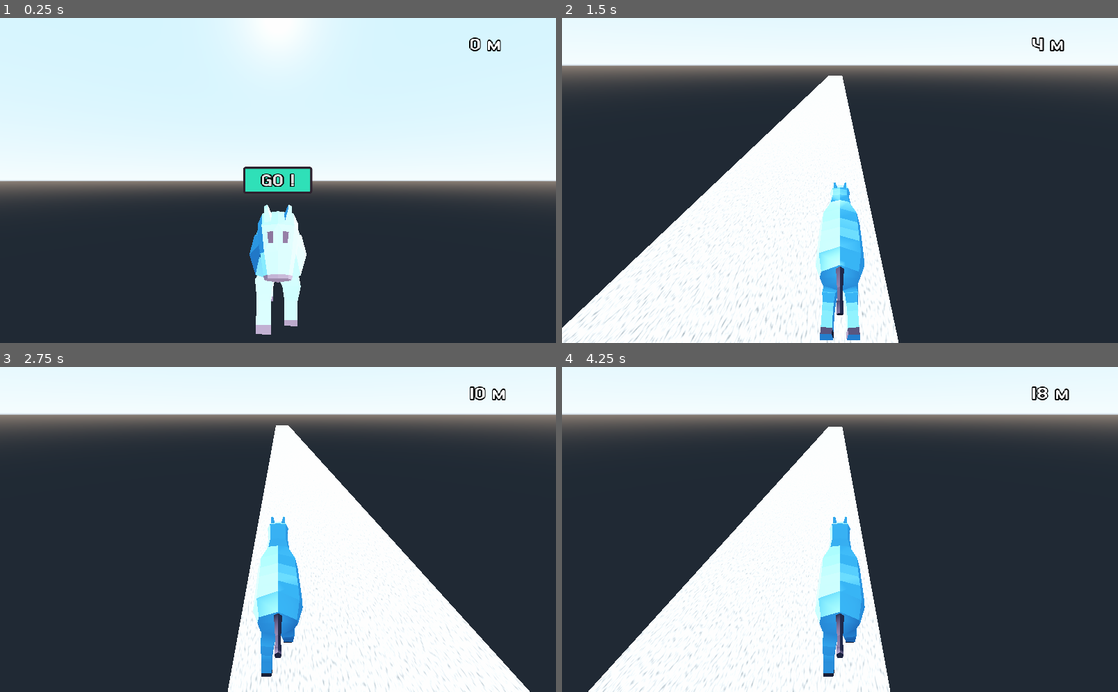
Above: before the commit, frames 1-4 (two rows, left to right).
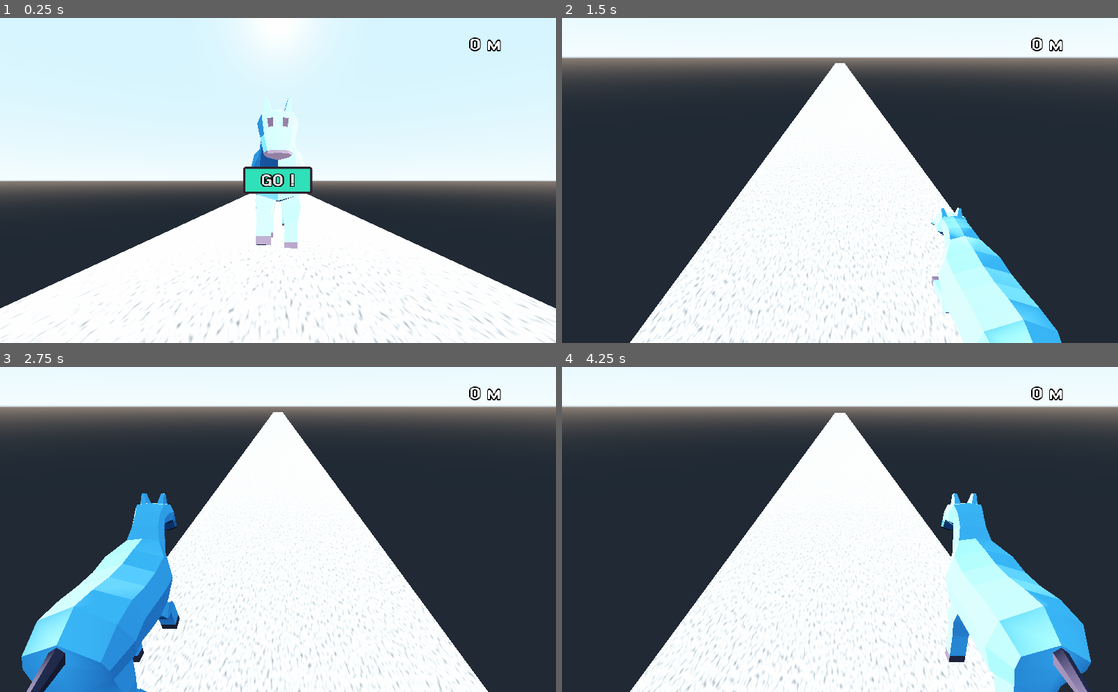
Above: after the commit, the same moments.

Repository: sparkoo/Kvalfors
Game: Godot game, scene res://Gui/MainMenu.tscn
Two runs of this game, one before a commit and one after it. Both use one fixed random seed, a clock stepped at 60 frames per second and the inputs below.
Inputs:
- Up to frame 1 (0.25 s): no input
- Up to frame 2 (1.5 s): click "GO !" at 0.5 s; hold Right (right) from 1.28 s (still down); tap Down (slide) at 1.35 s
- Up to frame 3 (2.75 s): tap Up (jump) at 1.52, 2.27 s; release Right (right) at 2.03 s; hold Left (left) from 2.03 s (still down); tap Down (slide) at 2.1 s
- Up to frame 4 (4.25 s): release Left (left) at 2.78 s; hold Right (right) from 2.78 s (still down); tap Down (slide) at 2.85, 3.6 s; tap Up (jump) at 3.77 s

The runs differ from the first frame. In frame 1, 30% of the frame differs, in the area x 0-100%, y 24-100%; in frame 2, 28%; in frame 3, 30%; in frame 4, 30%, in the area x 0-100%, y 5-100%.

Commit message:
moving level instead of player

Diff:
--- a/Gui/MainMenu.gd
+++ b/Gui/MainMenu.gd
@@ -2,6 +2,7 @@
 
 func _ready():
 	$LevelTemplate/Player.idle()
+	$CanvasLayer/CenterContainer/Start
 
 func _on_Start_pressed():
 	get_tree().call_group("game", "startGame")
--- a/LevelBits/RoadBlock.tscn
+++ b/LevelBits/RoadBlock.tscn
@@ -1,34 +1,36 @@
 [gd_scene load_steps=6 format=2]
 
-[sub_resource type="OpenSimplexNoise" id=3]
+[sub_resource type="OpenSimplexNoise" id=1]
 seed = 4
 octaves = 1
 period = 10.8
 persistence = 0.453
 lacunarity = 1.57
 
-[sub_resource type="NoiseTexture" id=4]
+[sub_resource type="NoiseTexture" id=2]
 width = 2048
 height = 2048
-noise = SubResource( 3 )
+noise = SubResource( 1 )
 
-[sub_resource type="SpatialMaterial" id=5]
-albedo_texture = SubResource( 4 )
+[sub_resource type="SpatialMaterial" id=3]
+albedo_texture = SubResource( 2 )
 
-[sub_resource type="PlaneMesh" id=1]
-material = SubResource( 5 )
+[sub_resource type="PlaneMesh" id=4]
+material = SubResource( 3 )
 size = Vector2( 3, 10 )
 
-[sub_resource type="BoxShape" id=2]
+[sub_resource type="BoxShape" id=5]
 extents = Vector3( 1.5, 0.1, 5 )
 
 [node name="RoadBlock" type="StaticBody"]
+collision_layer = 8
+collision_mask = 11
 
 [node name="MeshInstance" type="MeshInstance" parent="."]
 transform = Transform( 1, 0, 0, 0, 1, 0, 0, 0, 1, 0, 0, 5 )
-mesh = SubResource( 1 )
+mesh = SubResource( 4 )
 material/0 = null
 
 [node name="CollisionShape" type="CollisionShape" parent="."]
 transform = Transform( 1, 0, 0, 0, 1, 0, 0, 0, 1, 0, -0.1, 5 )
-shape = SubResource( 2 )
+shape = SubResource( 5 )
--- /dev/null
+++ b/Levels/Level1.gd
@@ -0,0 +1,5 @@
+extends "res://Levels/LevelTemplate.gd"
+
+func _ready():
+	for n in range(5):
+		generateNext()
--- a/Levels/Level1.tscn
+++ b/Levels/Level1.tscn
@@ -1,78 +1,52 @@
-[gd_scene load_steps=10 format=2]
+[gd_scene load_steps=6 format=2]
 
 [ext_resource path="res://Obstacles/ObstacleJump.tscn" type="PackedScene" id=1]
 [ext_resource path="res://Levels/LevelTemplate.tscn" type="PackedScene" id=2]
-[ext_resource path="res://assets/gfx/Road007_1K_Color.png" type="Texture" id=3]
+[ext_resource path="res://Levels/Level1.gd" type="Script" id=3]
 [ext_resource path="res://Obstacles/ObstacleSlide.tscn" type="PackedScene" id=4]
 [ext_resource path="res://Obstacles/ObstacleBlock.tscn" type="PackedScene" id=5]
-[ext_resource path="res://assets/gfx/Road007_1K_Normal.png" type="Texture" id=6]
-
-[sub_resource type="SpatialMaterial" id=1]
-albedo_color = Color( 0.203922, 0.203922, 0.211765, 1 )
-albedo_texture = ExtResource( 3 )
-normal_enabled = true
-normal_scale = 1.0
-normal_texture = ExtResource( 6 )
-uv1_scale = Vector3( 3.01, 21.062, 1 )
-
-[sub_resource type="PlaneMesh" id=2]
-material = SubResource( 1 )
-size = Vector2( 3, 100 )
-
-[sub_resource type="BoxShape" id=3]
-extents = Vector3( 1.5, 0.1, 50 )
 
 [node name="Level1" instance=ExtResource( 2 )]
+script = ExtResource( 3 )
 
-[node name="StaticBody" type="StaticBody" parent="Env" index="0"]
-transform = Transform( 1, 0, 0, 0, 1, 0, 0, 0, 1, 0, 0, 50 )
+[node name="ObstacleJump" parent="Level/Obstacles" index="0" instance=ExtResource( 1 )]
+transform = Transform( 1, 0, 0, 0, 1, 0, 0, 0, 1, 0, 0, 10 )
 
-[node name="MeshInstance" type="MeshInstance" parent="Env/StaticBody" index="0"]
-mesh = SubResource( 2 )
-material/0 = null
+[node name="ObstacleSlide" parent="Level/Obstacles" index="1" instance=ExtResource( 4 )]
+transform = Transform( 1, 0, 0, 0, 1, 0, 0, 0, 1, 1, 0, 10 )
 
-[node name="CollisionShape" type="CollisionShape" parent="Env/StaticBody" index="1"]
-transform = Transform( 1, 0, 0, 0, 1, 0, 0, 0, 1, 0, -0.1, 0 )
-shape = SubResource( 3 )
+[node name="ObstacleBlock" parent="Level/Obstacles" index="2" instance=ExtResource( 5 )]
+transform = Transform( 1, 0, 0, 0, 1, 0, 0, 0, 1, -1, 0, 10 )
 
-[node name="DirectionalLight" parent="Env" index="1"]
+[node name="ObstacleJump2" parent="Level/Obstacles" index="3" instance=ExtResource( 1 )]
+transform = Transform( 1, 0, 0, 0, 1, 0, 0, 0, 1, 1, 0, 20 )
+
+[node name="ObstacleSlide2" parent="Level/Obstacles" index="4" instance=ExtResource( 4 )]
+transform = Transform( 1, 0, 0, 0, 1, 0, 0, 0, 1, 0, 0, 20 )
+
+[node name="ObstacleBlock2" parent="Level/Obstacles" index="5" instance=ExtResource( 5 )]
+transform = Transform( 1, 0, 0, 0, 1, 0, 0, 0, 1, -1, 0, 20 )
+
+[node name="ObstacleJump3" parent="Level/Obstacles" index="6" instance=ExtResource( 1 )]
+transform = Transform( 1, 0, 0, 0, 1, 0, 0, 0, 1, -1, 0, 30 )
+
+[node name="ObstacleSlide3" parent="Level/Obstacles" index="7" instance=ExtResource( 4 )]
+transform = Transform( 1, 0, 0, 0, 1, 0, 0, 0, 1, 1, 0, 30 )
+
+[node name="ObstacleBlock3" parent="Level/Obstacles" index="8" instance=ExtResource( 5 )]
+transform = Transform( 1, 0, 0, 0, 1, 0, 0, 0, 1, 0, 0, 30 )
+
+[node name="ObstacleBlock4" parent="Level/Obstacles" index="9" instance=ExtResource( 5 )]
+transform = Transform( 1, 0, 0, 0, 1, 0, 0, 0, 1, 0, 0, 40 )
+
+[node name="ObstacleBlock5" parent="Level/Obstacles" index="10" instance=ExtResource( 5 )]
+transform = Transform( 1, 0, 0, 0, 1, 0, 0, 0, 1, 1, 0, 40 )
+
+[node name="ObstacleBlock6" parent="Level/Obstacles" index="11" instance=ExtResource( 5 )]
+transform = Transform( 1, 0, 0, 0, 1, 0, 0, 0, 1, -1, 0, 40 )
+
+[node name="DirectionalLight" parent="Env" index="0"]
 transform = Transform( 1, 0, 0, 0, 0.798415, 0.602108, 0, -0.602108, 0.798415, 0, 4.1863, 0 )
 
-[node name="ObstacleJump" parent="Obstacles" index="0" instance=ExtResource( 1 )]
-transform = Transform( 1, 0, 0, 0, 1, 0, 0, 0, 1, 0, 0, 10 )
-
-[node name="ObstacleBlock" parent="Obstacles" index="1" instance=ExtResource( 5 )]
-transform = Transform( 1, 0, 0, 0, 1, 0, 0, 0, 1, 1, 0, 10 )
-
-[node name="ObstacleSlide" parent="Obstacles" index="2" instance=ExtResource( 4 )]
-transform = Transform( 1, 0, 0, 0, 1, 0, 0, 0, 1, -1, 0, 10 )
-
-[node name="ObstacleJump2" parent="Obstacles" index="3" instance=ExtResource( 1 )]
-transform = Transform( 1, 0, 0, 0, 1, 0, 0, 0, 1, -1, 0, 20 )
-
-[node name="ObstacleBlock2" parent="Obstacles" index="4" instance=ExtResource( 5 )]
-transform = Transform( 1, 0, 0, 0, 1, 0, 0, 0, 1, 1, 0, 20 )
-
-[node name="ObstacleSlide2" parent="Obstacles" index="5" instance=ExtResource( 4 )]
-transform = Transform( 1, 0, 0, 0, 1, 0, 0, 0, 1, 0, 0, 20 )
-
-[node name="ObstacleJump3" parent="Obstacles" index="6" instance=ExtResource( 1 )]
-transform = Transform( 1, 0, 0, 0, 1, 0, 0, 0, 1, 1, 0, 30 )
-
-[node name="ObstacleBlock3" parent="Obstacles" index="7" instance=ExtResource( 5 )]
-transform = Transform( 1, 0, 0, 0, 1, 0, 0, 0, 1, 0, 0, 30 )
-
-[node name="ObstacleSlide3" parent="Obstacles" index="8" instance=ExtResource( 4 )]
-transform = Transform( 1, 0, 0, 0, 1, 0, 0, 0, 1, -1, 0, 30 )
-
-[node name="ObstacleBlock4" parent="Obstacles" index="9" instance=ExtResource( 5 )]
-transform = Transform( 1, 0, 0, 0, 1, 0, 0, 0, 1, 1, 0, 91.0574 )
-
-[node name="ObstacleBlock5" parent="Obstacles" index="10" instance=ExtResource( 5 )]
-transform = Transform( 1, 0, 0, 0, 1, 0, 0, 0, 1, 0, 0, 91.0574 )
-
-[node name="ObstacleBlock6" parent="Obstacles" index="11" instance=ExtResource( 5 )]
-transform = Transform( 1, 0, 0, 0, 1, 0, 0, 0, 1, -1, 0, 91.0574 )
-
-[node name="Player" parent="." index="4"]
+[node name="Player" parent="." index="2"]
 transform = Transform( 1, 0, 0, 0, 1, 0, 0, 0, 1, 0, 0.7, 0.935 )
--- a/Levels/LevelEndless.gd
+++ b/Levels/LevelEndless.gd
@@ -1,28 +1,14 @@
 extends "res://Levels/LevelTemplate.gd"
 
-const ROADBLOCK_SIZE = Vector3(0, 0, 10)
-
-onready var roadBlocks = $RoadBlocks
-
 func _ready():
-	for n in range(5):
+	for n in range(10):
 		generateNext()
 
-func _on_GenNext_body_entered(body: KinematicBody):
+func moveGenDetector():
+	$Level/GenNextDetector.translate(ROADBLOCK_SIZE)
+
+
+func _on_GenNextDetector_body_entered(body: Node):
 	generateNext()
 	moveGenDetector()
 	cleanup()
-
-func generateNext():
-	var nextBlock: StaticBody = load("res://LevelBits/RoadBlock.tscn").instance()
-	roadBlocks.add_child(nextBlock)
-	nextBlock.translate($Env/NextPosition.translation)
-	$Env/NextPosition.translate(ROADBLOCK_SIZE)
-
-func moveGenDetector():
-	$Env/GenNextDetector.translate(ROADBLOCK_SIZE)
-
-func cleanup():
-	var blockToDelete : Node = roadBlocks.get_children()[0]
-	roadBlocks.remove_child(blockToDelete)
-	blockToDelete.queue_free()
--- a/Levels/LevelEndless.tscn
+++ b/Levels/LevelEndless.tscn
@@ -1,8 +1,7 @@
-[gd_scene load_steps=5 format=2]
+[gd_scene load_steps=4 format=2]
 
 [ext_resource path="res://Levels/LevelTemplate.tscn" type="PackedScene" id=1]
 [ext_resource path="res://Levels/LevelEndless.gd" type="Script" id=2]
-[ext_resource path="res://LevelBits/RoadBlock.tscn" type="PackedScene" id=3]
 
 [sub_resource type="BoxShape" id=1]
 extents = Vector3( 1.5, 2, 0.5 )
@@ -10,20 +9,13 @@
 [node name="LevelEndless" instance=ExtResource( 1 )]
 script = ExtResource( 2 )
 
-[node name="GenNextDetector" type="Area" parent="Env" index="1"]
-transform = Transform( 1, 0, 0, 0, 1, 0, 0, 0, 1, 0, 2.1, 9.5 )
+[node name="GenNextDetector" type="Area" parent="Level" index="3"]
+transform = Transform( 1, 0, 0, 0, 1, 0, 0, 0, 1, 0, 2, 10 )
+collision_layer = 4
 
-[node name="CollisionShape" type="CollisionShape" parent="Env/GenNextDetector" index="0"]
+[node name="CollisionShape" type="CollisionShape" parent="Level/GenNextDetector" index="0"]
 shape = SubResource( 1 )
 
-[node name="NextPosition" type="Position3D" parent="Env" index="2"]
-transform = Transform( 1, 0, 0, 0, 1, 0, 0, 0, 1, 0, 0, 10 )
-
-[node name="RoadBlock0" parent="RoadBlocks" index="0" instance=ExtResource( 3 )]
-transform = Transform( 1, 0, 0, 0, 1, 0, 0, 0, 1, 0, 0, -10 )
-
-[node name="RoadBlock1" parent="RoadBlocks" index="1" instance=ExtResource( 3 )]
-
-[node name="Player" parent="." index="4"]
+[node name="Player" parent="." index="2"]
 transform = Transform( 1, 0, 0, 0, 1, 0, 0, 0, 1, 0, 0.7, 0 )
-[connection signal="body_entered" from="Env/GenNextDetector" to="." method="_on_GenNext_body_entered"]
+[connection signal="body_entered" from="Level/GenNextDetector" to="." method="_on_GenNextDetector_body_entered"]
--- a/Levels/LevelTemplate.gd
+++ b/Levels/LevelTemplate.gd
@@ -1,4 +1,11 @@
 extends Spatial
+
+const ROADBLOCK_SIZE = Vector3(0, 0, 10)
+
+onready var roadBlocks = $Level/RoadBlocks
+onready var nextPositionPointer = $Level/NextPosition
+
+var roadBlockResource = load("res://LevelBits/RoadBlock.tscn")
 
 func _ready():
 #	Input.set_mouse_mode(Input.MOUSE_MODE_CAPTURED)
@@ -14,3 +21,15 @@
 
 func gameStateChanged(newstate):
 	print("hohoho")
+
+func generateNext():
+	print("generate")
+	var nextBlock: StaticBody = roadBlockResource.instance()
+	roadBlocks.add_child(nextBlock)
+	nextBlock.translate(nextPositionPointer.translation)
+	nextPositionPointer.translate(ROADBLOCK_SIZE)
+
+func cleanup():
+	var blockToDelete : Node = roadBlocks.get_children()[0]
+	roadBlocks.remove_child(blockToDelete)
+	blockToDelete.queue_free()
--- a/Levels/LevelTemplate.tscn
+++ b/Levels/LevelTemplate.tscn
@@ -1,14 +1,30 @@
-[gd_scene load_steps=5 format=2]
+[gd_scene load_steps=7 format=2]
 
 [ext_resource path="res://Gui/GameOver.tscn" type="PackedScene" id=1]
 [ext_resource path="res://Player/Player.tscn" type="PackedScene" id=2]
 [ext_resource path="res://Levels/LevelTemplate.gd" type="Script" id=3]
 [ext_resource path="res://Gui/PlayGui.tscn" type="PackedScene" id=4]
+[ext_resource path="res://LevelBits/RoadBlock.tscn" type="PackedScene" id=5]
+[ext_resource path="res://default_env.tres" type="Environment" id=6]
 
 [node name="LevelTemplate" type="Spatial" groups=[
 "game",
 ]]
 script = ExtResource( 3 )
+
+[node name="Level" type="Spatial" parent="."]
+
+[node name="RoadBlocks" type="Spatial" parent="Level"]
+
+[node name="RoadBlock0" parent="Level/RoadBlocks" instance=ExtResource( 5 )]
+transform = Transform( 1, 0, 0, 0, 1, 0, 0, 0, 1, 0, 0, -10 )
+
+[node name="RoadBlock1" parent="Level/RoadBlocks" instance=ExtResource( 5 )]
+
+[node name="Obstacles" type="Spatial" parent="Level"]
+
+[node name="NextPosition" type="Position3D" parent="Level"]
+transform = Transform( 1, 0, 0, 0, 1, 0, 0, 0, 1, 0, 0, 10 )
 
 [node name="Env" type="Node" parent="."]
 
@@ -16,15 +32,18 @@
 transform = Transform( 0.707107, -0.183013, 0.683013, 0, 0.965926, 0.258819, -0.707107, -0.183013, 0.683013, 0, 4.3759, 0.57997 )
 light_energy = 5.0
 
-[node name="RoadBlocks" type="Node" parent="."]
+[node name="Camera" type="Camera" parent="Env"]
+transform = Transform( -1, 2.41703e-08, -8.40151e-08, -8.5583e-09, 0.929339, 0.369228, 8.70028e-08, 0.369228, -0.929339, 0, 1.89714, -1.62311 )
+environment = ExtResource( 6 )
+current = true
+fov = 55.2
 
-[node name="Obstacles" type="Node" parent="."]
+[node name="Player" parent="." instance=ExtResource( 2 )]
+transform = Transform( 1, 0, 0, 0, 1, 0, 0, 0, 1, 0, 0.7, 0 )
 
 [node name="GameOver" parent="." instance=ExtResource( 1 )]
 visible = false
 
-[node name="Player" parent="." instance=ExtResource( 2 )]
-
 [node name="CanvasLayer" type="CanvasLayer" parent="."]
 
 [node name="PlayGui" parent="CanvasLayer" instance=ExtResource( 4 )]
--- a/Player/Player.gd
+++ b/Player/Player.gd
@@ -52,7 +52,11 @@
 		elif playerActiveState == PlayerActiveState.RUNNING:
 			motion.y = moveToMotion(translation.y, NORMAL_HEIGHT, JUMP_SPEED, delta)
 
-		motion.z = SPEED
+		var blocks = get_tree().get_root().find_node("Level", true, false)
+		blocks.translate(Vector3(0, 0, SPEED * delta * -1))
+
+#		motion.z = SPEED
+#		print(motion)
 		move_and_slide(motion)
 #		$Camera.translate(Vector3(motion.x * delta, -motion.y * delta, 0))
 		updateDistance()
--- a/Player/Player.tscn
+++ b/Player/Player.tscn
@@ -12,12 +12,12 @@
 "game",
 "hittable",
 ]]
+collision_mask = 6
 script = ExtResource( 1 )
 
 [node name="Camera" type="Camera" parent="."]
 transform = Transform( -1, 2.41703e-08, -8.40151e-08, -1.5819e-08, 0.895129, 0.445807, 8.59796e-08, 0.445807, -0.895129, 0, 1.76913, -2.03367 )
 environment = ExtResource( 3 )
-current = true
 
 [node name="CollisionShape" type="CollisionShape" parent="."]
 shape = SubResource( 1 )
--- a/project.godot
+++ b/project.godot
@@ -74,6 +74,8 @@
 
 3d_physics/layer_1="Player"
 3d_physics/layer_2="Obstacle"
+3d_physics/layer_3="NextGenDetector"
+3d_physics/layer_4="Level"
 
 [rendering]
 
